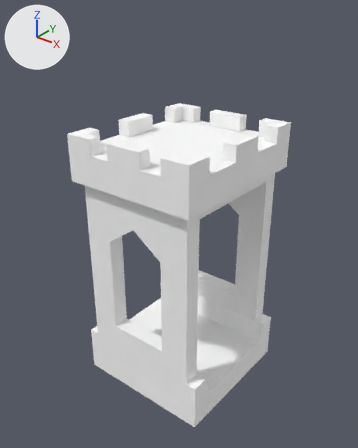
An edit to the OBJ model Assets/Application/MikeTS/Resources/MikeTS/Geometry/med_tile_ew_door.obj, drawn before and after from the same camera.
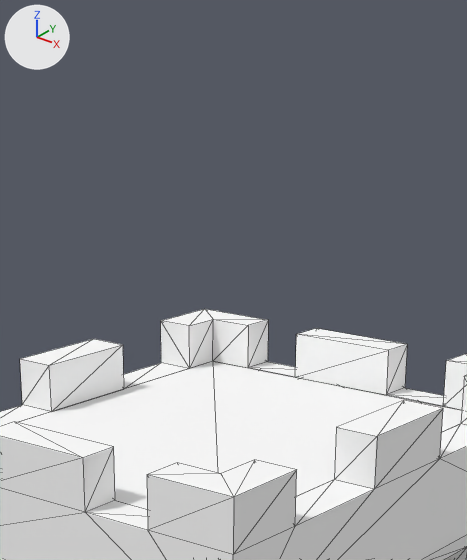
There are two pictures of each version: one whole from a 50 mm camera at (1.95, -2.49, 2.54) aimed at (-0.01, -0.04, 1.02), one close up on the part from 31% to 74% of the width and 0% to 42% of the height. Every picture has the same lights, and +X, +Y and +Z are marked at upper left. The first two pictures are the older version. The close-ups show mesh edges as thin lines. Where no turn or scale is listed for an object, it has been applied to the vertices. Vertices at exactly the same position are counted once.

Before the edit, the objects in view are built like this:
```python
me_gateasdf = bpy.data.meshes.new('gateasdf')
me_gateasdf.from_pydata(...)  # 140 vertices, 262 faces; spans x -0.5..0.5, y -0.56..0.56, z -0.2..1.7
me_gateasdf.materials.append(mat_pdx08___default)  # white #ffffff
ob_gateasdf = bpy.data.objects.new('gateasdf', me_gateasdf)
ob_gateasdf.location = (0.0, 0.0, 0.0)
```
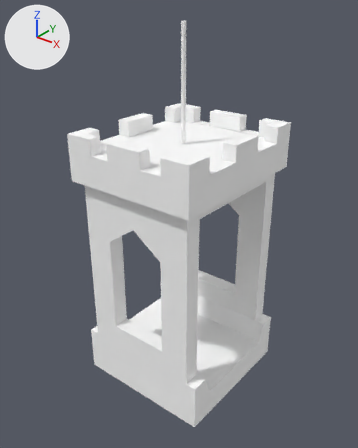
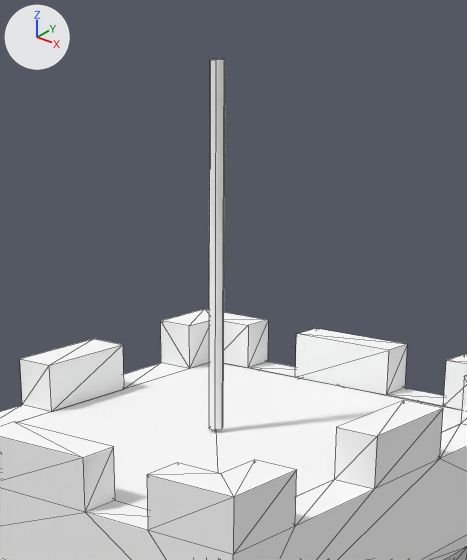
Edits to the scene script, one JSON object a line:
```json
{"block": "me_gateasdf", "where": "# used by ob_gateasdf; location = (0.0, 0.0, 0.0)"}
{"block": "me_gateasdf", "where": "# verts and faces of me_gateasdf; kept vertices keep their numbers, new ones are numbered from 140"}
{"op": "remove", "block": "me_gateasdf", "code": "me_gateasdf.from_pydata(...)  # 140 vertices, 262 faces; spans x -0.5..0.5, y -0.56..0.56, z -0.2..1.7"}
{"op": "add", "block": "me_gateasdf", "code": "me_gateasdf.from_pydata(...)  # 152 vertices, 271 faces; spans x -0.5..0.5, y -0.56..0.56, z -0.2..2.34"}
{"block": "me_gateasdf", "change": "me_gateasdf part 1"}
{"op": "add", "block": "me_gateasdf", "code": "verts[140] = (0.02, 0.0, 1.6)  # pixel (222, 429)"}
{"op": "add", "block": "me_gateasdf", "code": "verts[141] = (0.01, 0.01, 1.6)  # pixel (223, 427)"}
{"op": "add", "block": "me_gateasdf", "code": "verts[142] = (-0.01, 0.01, 1.6)"}
{"op": "add", "block": "me_gateasdf", "code": "verts[143] = (-0.02, 0.0, 1.6)"}
{"op": "add", "block": "me_gateasdf", "code": "verts[144] = (-0.01, -0.01, 1.6)  # pixel (209, 428)"}
{"op": "add", "block": "me_gateasdf", "code": "verts[145] = (0.01, -0.01, 1.6)  # pixel (215, 430)"}
{"op": "add", "block": "me_gateasdf", "code": "for new, old in zip([*range(146, 152)], [*range(140, 146)]): verts[new] = verts[old] + (0.0, 0.0, 0.74)"}
{"op": "add", "block": "me_gateasdf", "code": "faces += [(140, 141, 147, 146), (141, 142, 148, 147), (142, 143, 149, 148), (143, 144, 150, 149), (144, 145, 151, 150), (140, 146, 151, 145)]"}
{"op": "add", "block": "me_gateasdf", "code": "faces += [(146, 147, 148, 150), (148, 149, 150), (146, 150, 151)]"}
```

Location of each change, (x1, y1, x2, y2) in pixels of the close-ups (467 x 560 px):
```json
{"object": "gateasdf", "change": "reshaped", "before": [0, 309, 467, 560], "after": [0, 59, 467, 560]}
{"part": 1, "of": "me_gateasdf", "change": "added", "after": [209, 59, 225, 430]}
```
